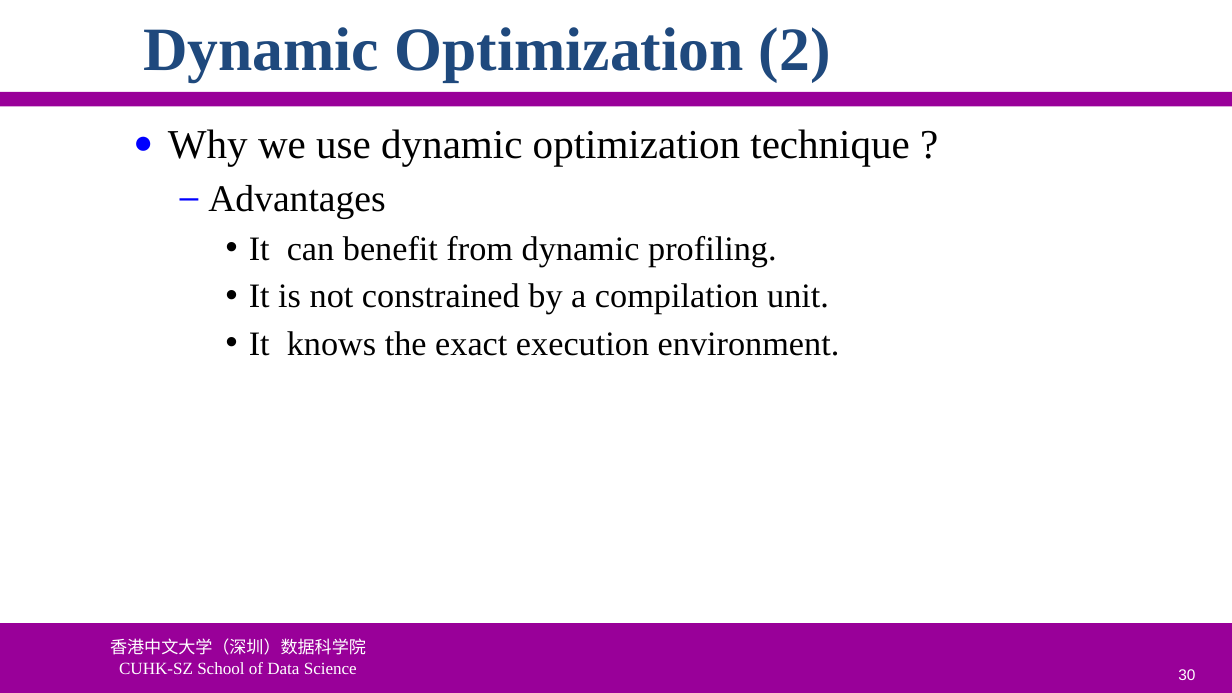
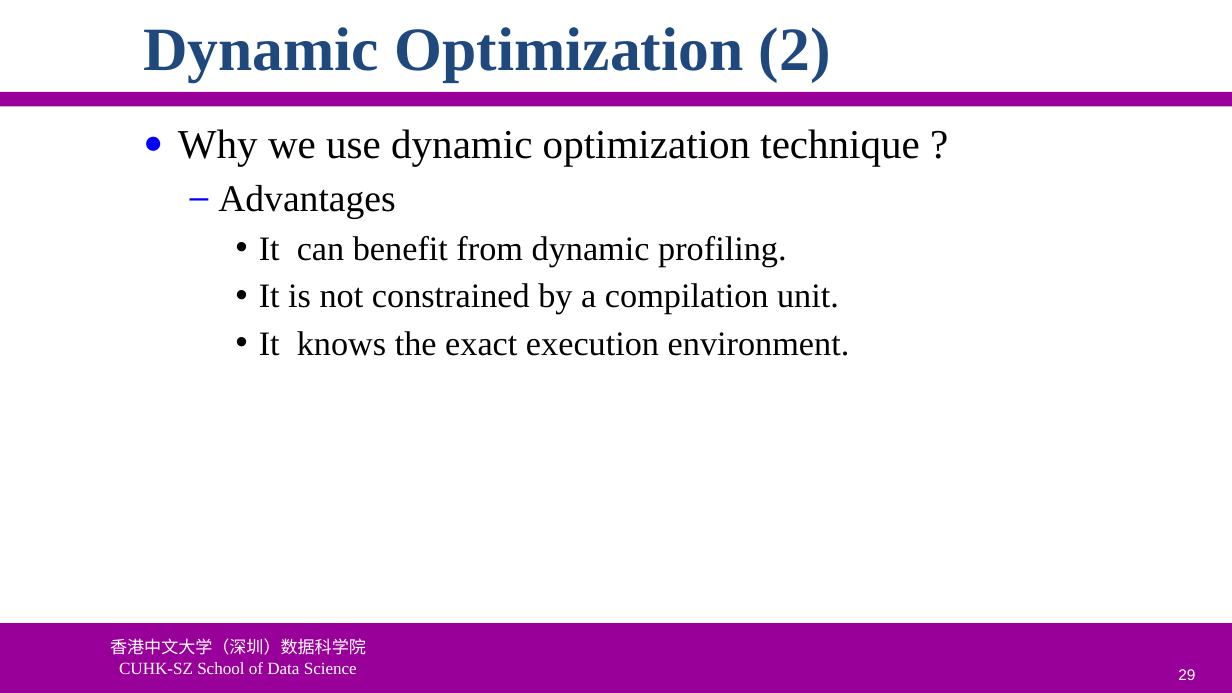
Before and after one commit to ychung1103/ychung1103.github.io, a slide deck: slide 29 of Slides/CSC6103/VT-02 System Virtualization.pptx (slide 30 before the commit). Drawn at 1232x693 pixels with LibreOffice and Linux fonts; fonts in the diff are those of the drawing; background and template pictures are left out. Boxes give left, top, right and bottom in pixels: in the first picture for what was removed or moved away, otherwise in the second. Text is boxed around its words. In the diff, an @@ line names an element or a change of style, - is before the commit and + after.

```diff
--- a/Slides/CSC6103/VT-02 System Virtualization.pptx
+++ b/Slides/CSC6103/VT-02 System Virtualization.pptx
@@ text "Why we use dynamic optimization ...": place and size @@
-text "Why we use dynamic optimization ..." at bbox=[168, 129, 910, 356]
+text "Why we use dynamic optimization ..." at bbox=[178, 129, 920, 356]
@@ page number at bbox=[1178, 669, 1195, 680]: text changed @@
-30
+29
```
Also in this commit, not shown: 9 other slides changed, 1 slide removed.
